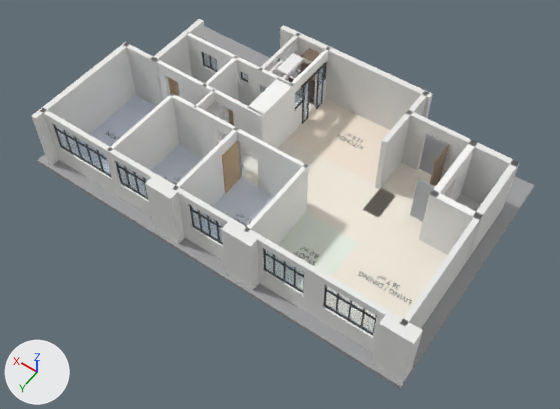
One commit to the Blender file blender/hdb-reno.blend: the scene before it, then after it.
One viewpoint serves both versions: a 50 mm camera at (-3.64, 11.41, 22.85) aimed at (6.77, -3.17, -0.06). Every picture has the same lights, and +X, +Y and +Z are marked at lower left. The first picture is the older version.

Before the edit, the objects in view are built like this:
```python
me_floor_main_bedroom_011 = bpy.data.meshes.new('Floor_Main Bedroom.011')
me_floor_main_bedroom_011.from_pydata(...)  # 16 vertices, 12 faces; spans x 10.73..15.12, y -4.45..0.0, z 0.0..0.01
me_floor_main_bedroom_011.materials.append(mat_floor_main_bedroom)  # pale blue #dfe7f8
me_slab_011 = bpy.data.meshes.new('Slab.011')
me_slab_011.from_pydata(...)  # a box spanning x -0.6..15.7, y -9.5..0.6, z -0.2..0.0
me_slab_011.materials.append(mat_slab)  # grey #a0a0a2
me_wall_bath_north_011 = bpy.data.meshes.new('Wall_bath_north.011')
me_wall_bath_north_011.from_pydata(...)  # a box spanning x 8.46..9.8, y -4.53..-4.38, z 0.0..2.6; a box spanning x 9.8..10.5, y -4.53..-4.38, z 2.1..2.6; a box spanning x 10.5..12.45, y -4.53..-4.38, z 0.0..2.6; a box spanning x 12.45..13.15, y -4.53..-4.38, z 2.1..2.6; a box spanning x 13.15..13.64, y -4.53..-4.38, z 0.0..2.6
me_wall_bath_north_011.materials.append(mat_wall_internal)  # white #fafaf8
ob_floor_main_bedroom = bpy.data.objects.new('Floor_Main Bedroom', me_floor_main_bedroom_011)
ob_floor_main_bedroom.location = (0.0, 0.0, 0.0)
ob_slab = bpy.data.objects.new('Slab', me_slab_011)
ob_slab.location = (0.0, 0.0, 0.0)
ob_wall_bath_north = bpy.data.objects.new('Wall_bath_north', me_wall_bath_north_011)
ob_wall_bath_north.location = (0.0, 0.0, 0.0)
# also in view: 'Wall_bed2_main' at (11.82, -1.67, 1.3); 'Wall_facade_east_main' at (15.12, -2.22, 1.3); 'Column_fin_living_west' at (0.0, 0.17, 1.3); 'Wall_study_bed3' at (5.82, -1.67, 1.3); 'Wall_kitchen_south' at (7.38, -8.9, 1.3)
```
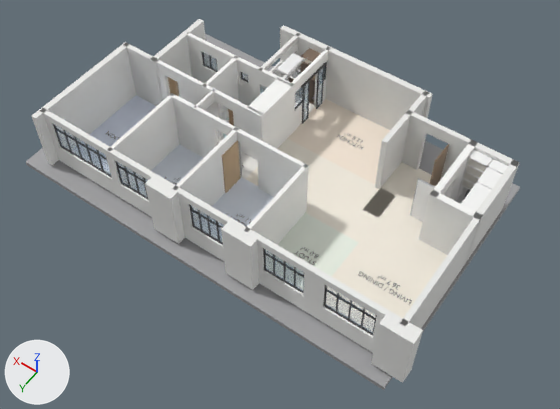
Boxes [x1, y1, x2, y2] around the edits, measured in the pictures (560 x 409 px):
'Slab', moved: before [37, 26, 535, 389]; after [26, 32, 520, 390]
'SH_Rack_Shelves', added: after [461, 150, 508, 211]
'SH_Whiteboard', added: after [411, 180, 434, 221]
'SH_StorageBoxes', added: after [462, 158, 491, 189]
'SH_Rack_Frame', added: after [456, 158, 503, 201]
'SH_Luggage_Cabin', added (mostly hidden): after [464, 189, 470, 199]
'Wall_shelter_south', unchanged, covered by the edit: before [461, 141, 519, 203]; after [462, 140, 520, 195]

Edits to the bpy script that builds the scene:
```text
Add mat_sh_box:
    mat_sh_box = principled_material('SH_Box')
    mat_sh_box.base_color = (0.85, 0.82, 0.75)  # white #edeae1
    mat_sh_box.roughness = 0.6
Add mat_sh_luggage_cabin:
    mat_sh_luggage_cabin = principled_material('SH_Luggage_Cabin')
    mat_sh_luggage_cabin.base_color = (0.2, 0.2, 0.2)  # grey #7c7c7c
    mat_sh_luggage_cabin.roughness = 0.35
Add mat_sh_whiteboard:
    mat_sh_whiteboard = principled_material('SH_Whiteboard')
    mat_sh_whiteboard.base_color = (0.97, 0.97, 0.97)  # white #fcfcfc
    mat_sh_whiteboard.roughness = 0.08
Add mat_sh_rackshelf:
    mat_sh_rackshelf = principled_material('SH_RackShelf')
    mat_sh_rackshelf.base_color = (0.95, 0.95, 0.94)  # white #f9f9f8
    mat_sh_rackshelf.roughness = 0.45
Add mat_sh_rackframe:
    mat_sh_rackframe = principled_material('SH_RackFrame')
    mat_sh_rackframe.base_color = (0.92, 0.92, 0.91)  # white #f6f6f5
    mat_sh_rackframe.metallic = 0.3
    mat_sh_rackframe.roughness = 0.4
Add me_sh_storageboxes:
    me_sh_storageboxes.from_pydata(...)  # 160 vertices, 120 faces; spans x 0.19..1.47, y -7.5..-5.0, z 0.95..2.37
    me_sh_storageboxes.materials.append(mat_sh_box)  # white #edeae1
Add me_sh_luggage_cabin:
    me_sh_luggage_cabin.from_pydata(...)  # a box spanning x 0.85..1.25, y -7.48..-7.25, z 0.06..0.56; a box spanning x 0.89..0.91, y -7.31..-7.29, z 0.0..0.06; a box spanning x 0.89..0.91, y -7.44..-7.42, z 0.0..0.06; a box spanning x 1.19..1.21, y -7.31..-7.29, z 0.0..0.06; a box spanning x 1.19..1.21, y -7.44..-7.42, z 0.0..0.06; a box spanning x 0.93..0.95, y -7.46..-7.44, z 0.56..0.68; a box spanning x 1.15..1.17, y -7.46..-7.44, z 0.56..0.68; a box spanning x 0.93..1.17, y -7.46..-7.44, z 0.68..0.705
    me_sh_luggage_cabin.materials.append(mat_sh_luggage_cabin)  # grey #7c7c7c
Add me_sh_whiteboard:
    me_sh_whiteboard.from_pydata([(1.78, -5.5, 0.04), (2.52, -5.5, 0.04), (2.52, -5.5, 0.04), (1.78, -5.5, 0.04), (1.78, -5.5, 2.06), (2.52, -5.5, 2.06), (2.52, -5.5, 2.06), (1.78, -5.5, 2.06)], [], [(3, 0, 1, 2), (4, 7, 6, 5), (0, 4, 5, 1), (1, 5, 6, 2), (2, 6, 7, 3), (3, 7, 4, 0)])
    me_sh_whiteboard.materials.append(mat_sh_whiteboard)  # white #fcfcfc
Add me_sh_rack_shelves:
    me_sh_rack_shelves.from_pydata(...)  # 160 vertices, 120 faces; spans x 0.16..1.49, y -7.52..-4.98, z 0.92..2.47
    me_sh_rack_shelves.materials.append(mat_sh_rackshelf)  # white #f9f9f8
Add me_sh_rack_frame:
    me_sh_rack_frame.from_pydata(...)  # 224 vertices, 168 faces; spans x 0.16..1.49, y -7.52..-4.98, z 0.0..2.47
    me_sh_rack_frame.materials.append(mat_sh_rackframe)  # white #f6f6f5
Change ob_slab:
    ob_slab.location: (0.0, 0.0, 0.0) -> (0.44, 0.26, -0.14)
Add ob_sh_storageboxes:
    ob_sh_storageboxes = bpy.data.objects.new('SH_StorageBoxes', me_sh_storageboxes)
    ob_sh_storageboxes.location = (0.0, 0.0, 0.0)
Add ob_sh_luggage_cabin:
    ob_sh_luggage_cabin = bpy.data.objects.new('SH_Luggage_Cabin', me_sh_luggage_cabin)
    ob_sh_luggage_cabin.location = (0.0, 0.0, 0.0)
Add ob_sh_whiteboard:
    ob_sh_whiteboard = bpy.data.objects.new('SH_Whiteboard', me_sh_whiteboard)
    ob_sh_whiteboard.location = (0.0, 0.0, 0.0)
Add ob_sh_rack_shelves:
    ob_sh_rack_shelves = bpy.data.objects.new('SH_Rack_Shelves', me_sh_rack_shelves)
    ob_sh_rack_shelves.location = (0.0, 0.0, 0.0)
Add ob_sh_rack_frame:
    ob_sh_rack_frame = bpy.data.objects.new('SH_Rack_Frame', me_sh_rack_frame)
    ob_sh_rack_frame.location = (0.0, 0.0, 0.0)
```
